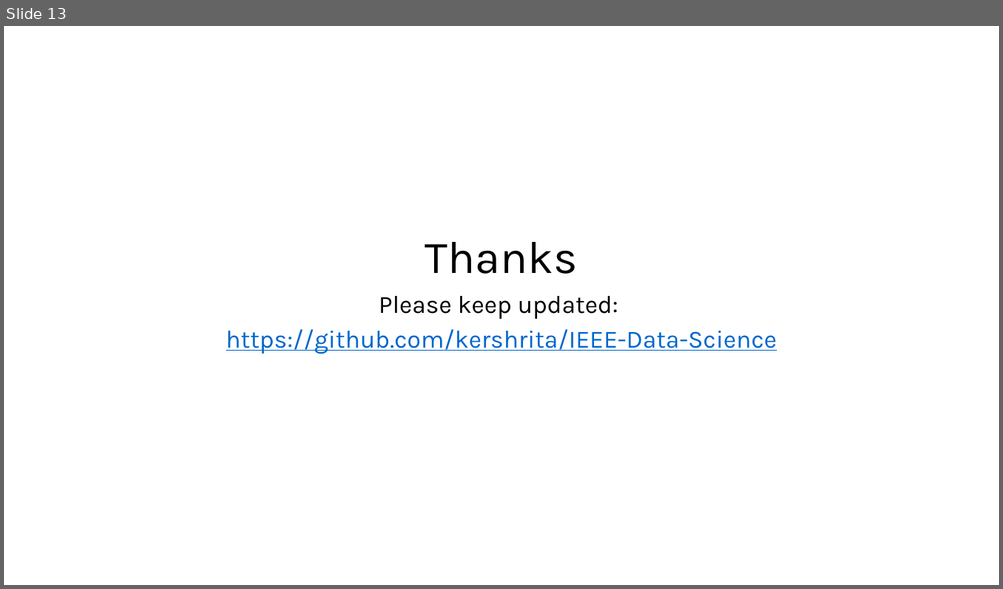
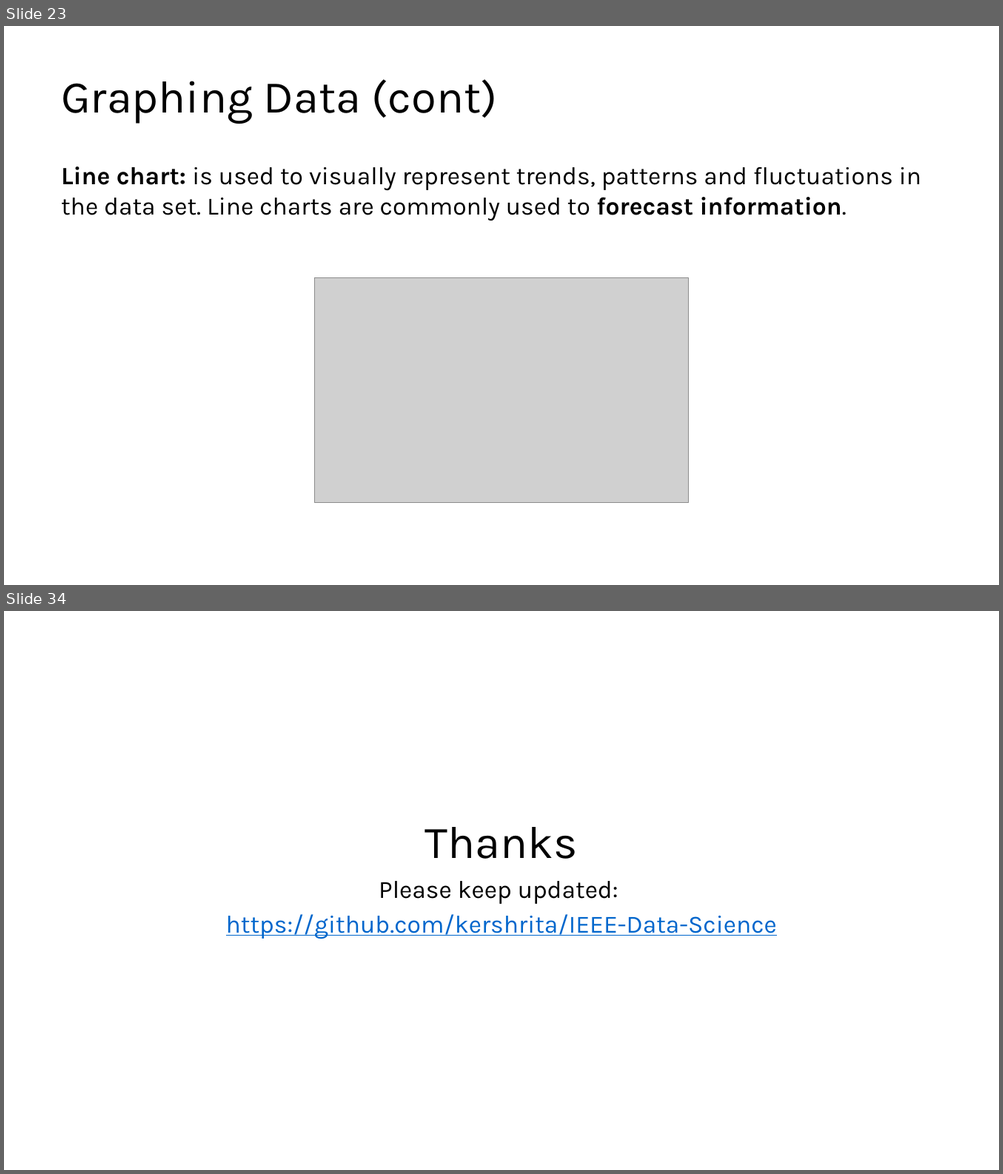
Before and after one commit to kershrita/Data-Science-Roadmap, a slide deck: slides/Session 02 - Introduction to Statistics.pptx. Shown one above the other, each under a label of ours: slide 13 before the commit, slides 23 and 34 after it; the slides between them are not shown. The pictures are 1003x589 and 1003x1174 pixels, drawn with LibreOffice and Linux fonts; fonts in the diff are those of the drawing; grey boxes stand for pictures. Boxes give left, top, right and bottom in pixels: in the first picture for what was removed or moved away, otherwise in the second. Text is boxed around its words. In the diff, an @@ line names an element or a change of style, - is before the commit and + after.

```diff
--- a/slides/Session 02 - Introduction to Statistics.pptx
+++ b/slides/Session 02 - Introduction to Statistics.pptx
@@ slide 23 added at [4, 26, 999, 585], background #FFFFFF @@
@@ title added at [61, 79, 497, 124], 44 pt, text #000000 @@
+Graphing Data (cont)
@@ text added at [61, 167, 921, 221], 24 pt, text #000000 @@
+Line chart: is used to visually represent trends, patterns and fluctuations in the data set. Line charts are commonly used to forecast information.
@@ picture added at [314, 278, 688, 503] @@
@@ what was slide 13 is now slide 34 @@
```
Also in this commit, not shown: 9 slides changed, 22 other slides added, 2 slides removed.
